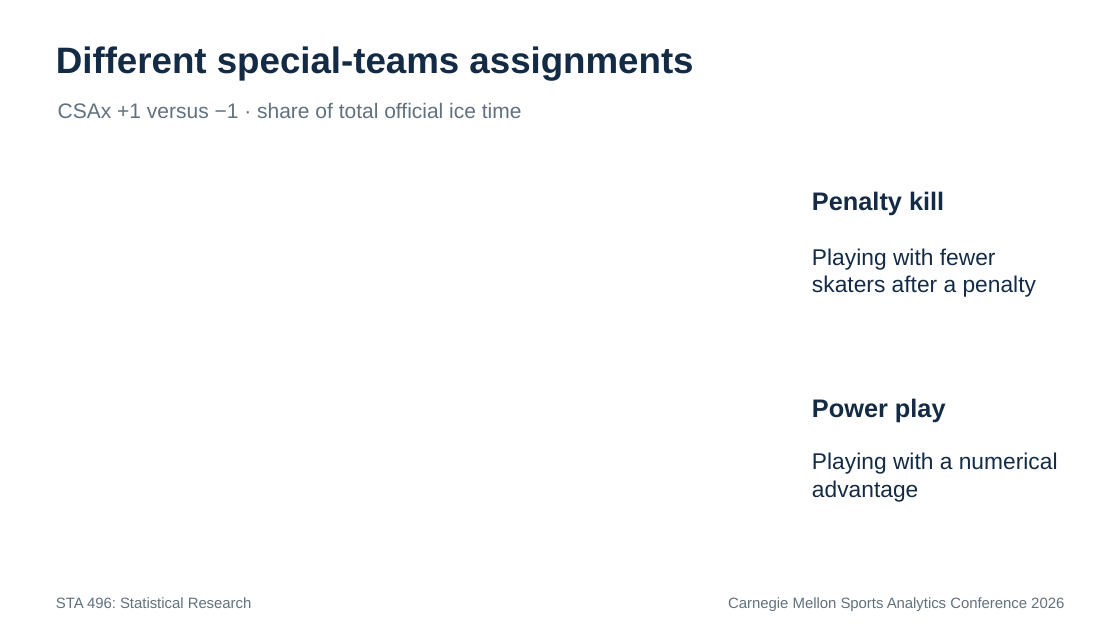
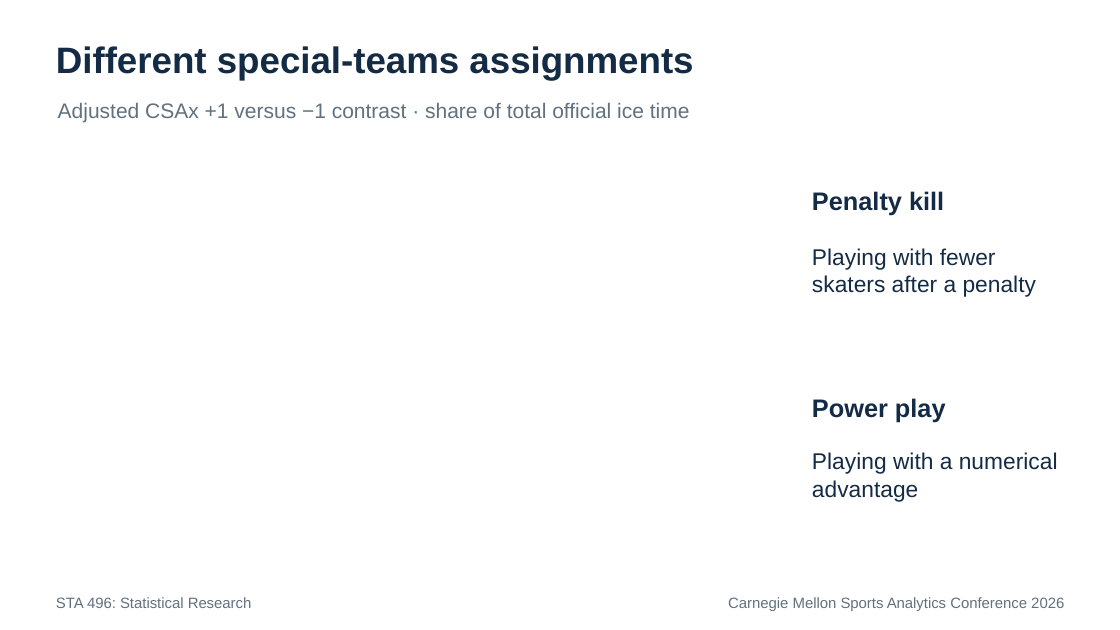
Before and after one commit to RentoSaijo/CSAx_STA496, a slide deck: slide 32 of reports/presentation.pptx. Drawn at 1120x630 pixels with LibreOffice and Linux fonts; fonts in the diff are those of the drawing. Boxes give left, top, right and bottom in pixels: in the first picture for what was removed or moved away, otherwise in the second. Text is boxed around its words. In the diff, an @@ line names an element or a change of style, - is before the commit and + after.

```diff
--- a/reports/presentation.pptx
+++ b/reports/presentation.pptx
@@ text at box(58, 103, 690, 123): text changed @@
-CSAx +1 versus −1 · share of total official ice time
+Adjusted CSAx +1 versus −1 contrast · share of total official ice time
```
Also in this commit, not shown: 6 other slides changed.
